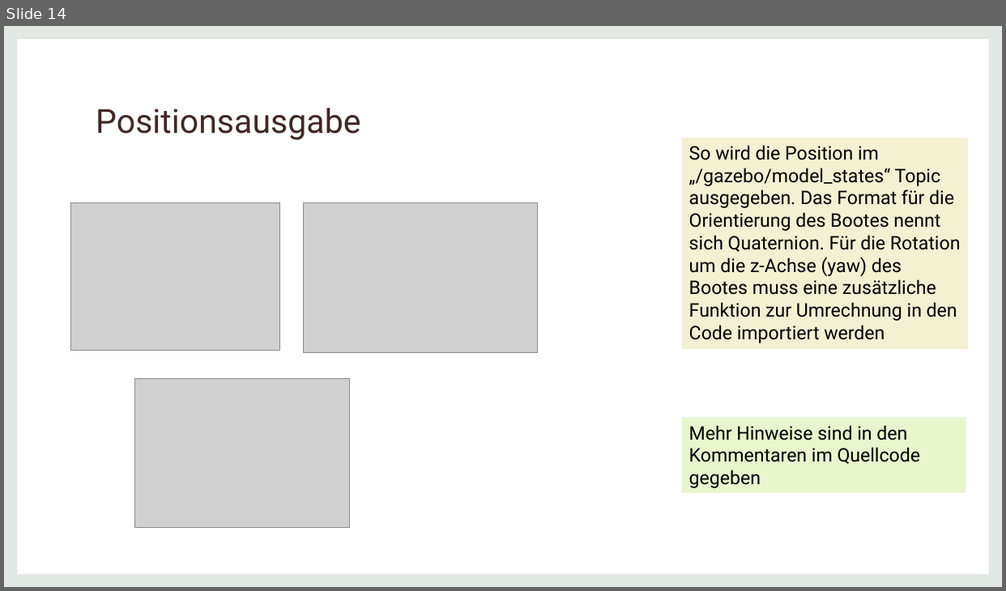
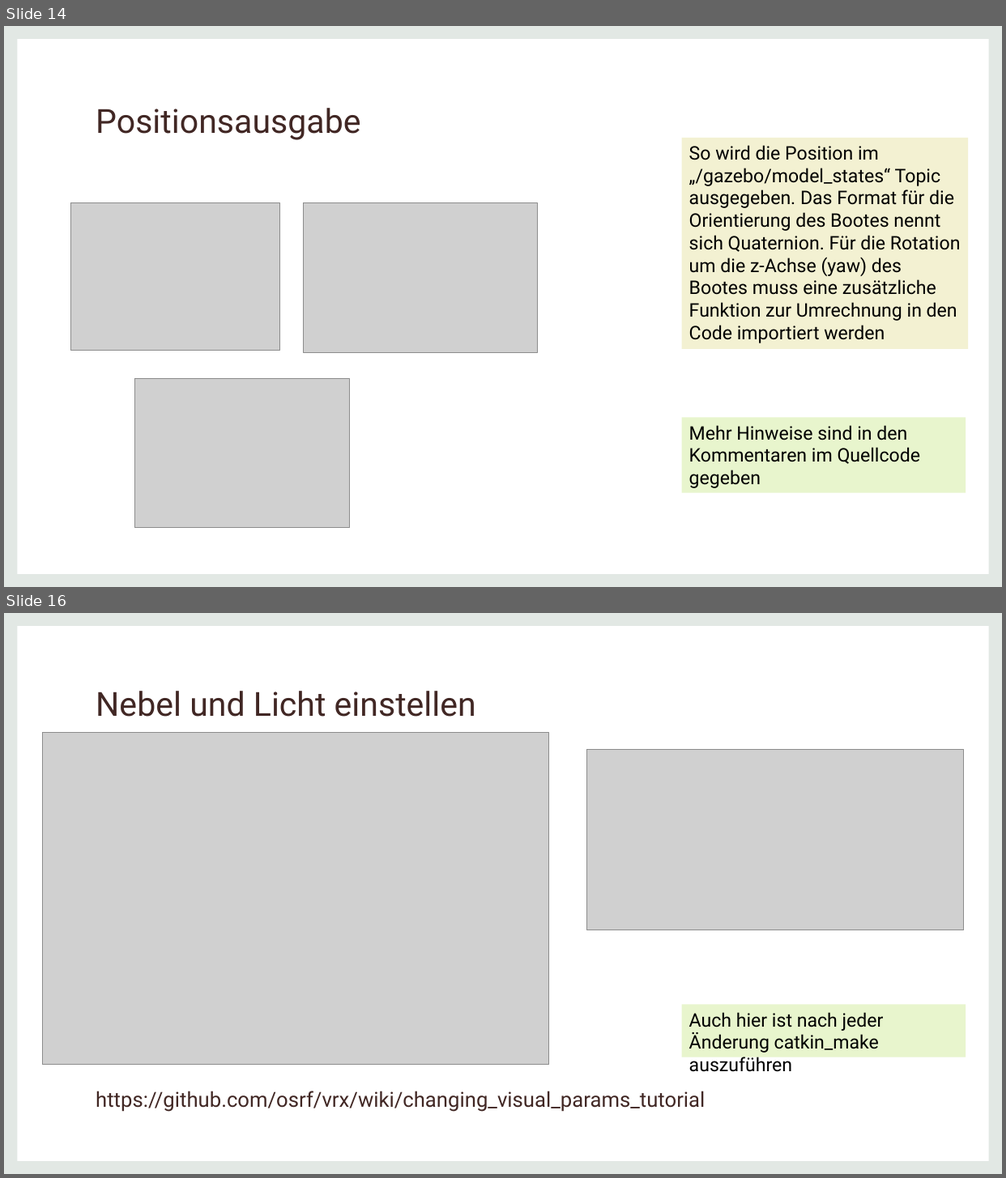
Before and after one commit to marchoi/vrx_gazebo_mmp, a slide deck: ROS Hinweise und Screenshots.pptx. Shown one above the other, each under a label of ours: slide 14 before the commit, slides 14 and 16 after it; the slides between them are not shown. The pictures are 1006x591 and 1006x1178 pixels, drawn with LibreOffice and Linux fonts; fonts in the diff are those of the drawing; grey boxes stand for pictures. Boxes give left, top, right and bottom in pixels: in the first picture for what was removed or moved away, otherwise in the second. Text is boxed around its words. In the diff, an @@ line names an element or a change of style, - is before the commit and + after.

```diff
--- a/ROS Hinweise und Screenshots.pptx
+++ b/ROS Hinweise und Screenshots.pptx
@@ slide 16 added at bbox=[4, 613, 1002, 1174], background #FFFFFF; not listed: 1 template element that a slide beside it also shows @@
@@ title added at bbox=[96, 691, 476, 717], 32 pt, text #412724 @@
+Nebel und Licht einstellen
@@ picture added at bbox=[42, 733, 549, 1065] @@
@@ picture added at bbox=[587, 750, 965, 931] @@
@@ rectangle added at bbox=[682, 1004, 966, 1058], fill #E8F5CD, 18 pt, text #000000 @@
+Auch hier ist nach jeder Änderung catkin_make auszuführen
@@ text added at bbox=[96, 1091, 705, 1112], 20 pt, text #412724 @@
+https://github.com/osrf/vrx/wiki/changing_visual_params_tutorial
```
Also in this commit, not shown: 5 slides changed.
